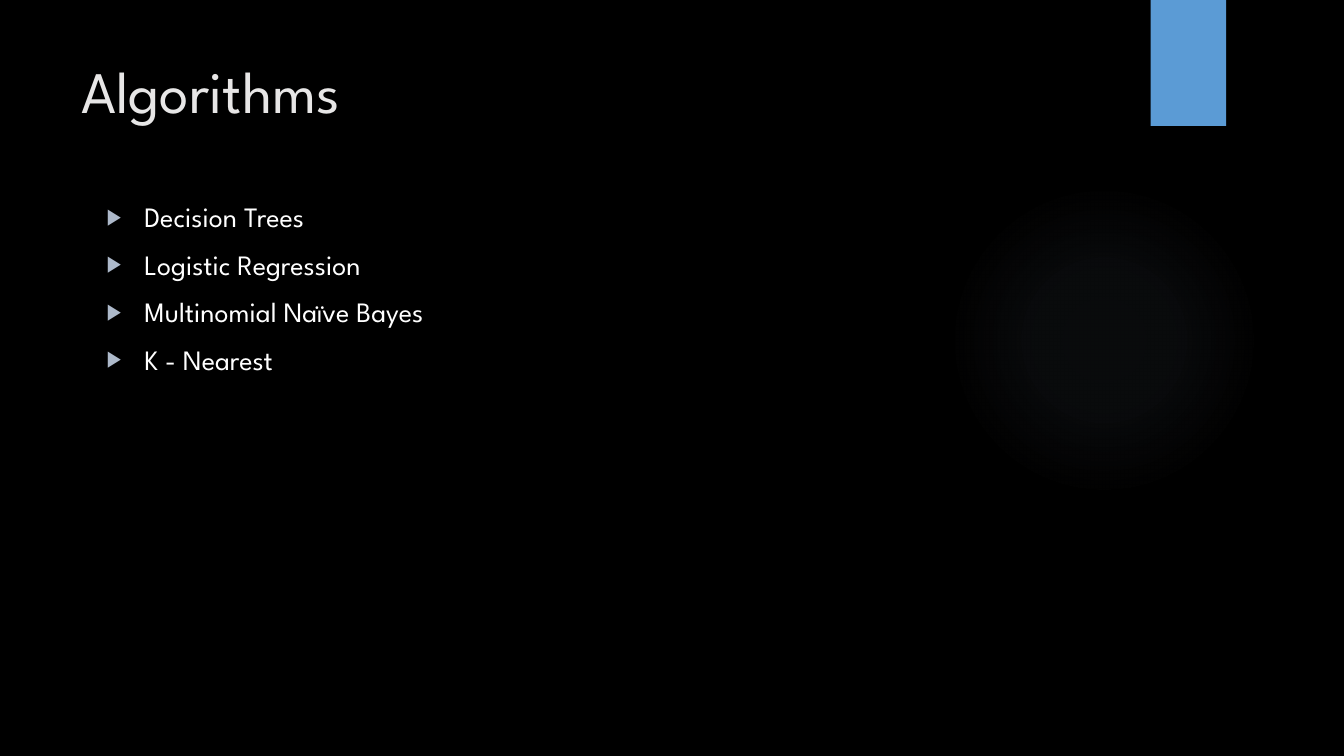
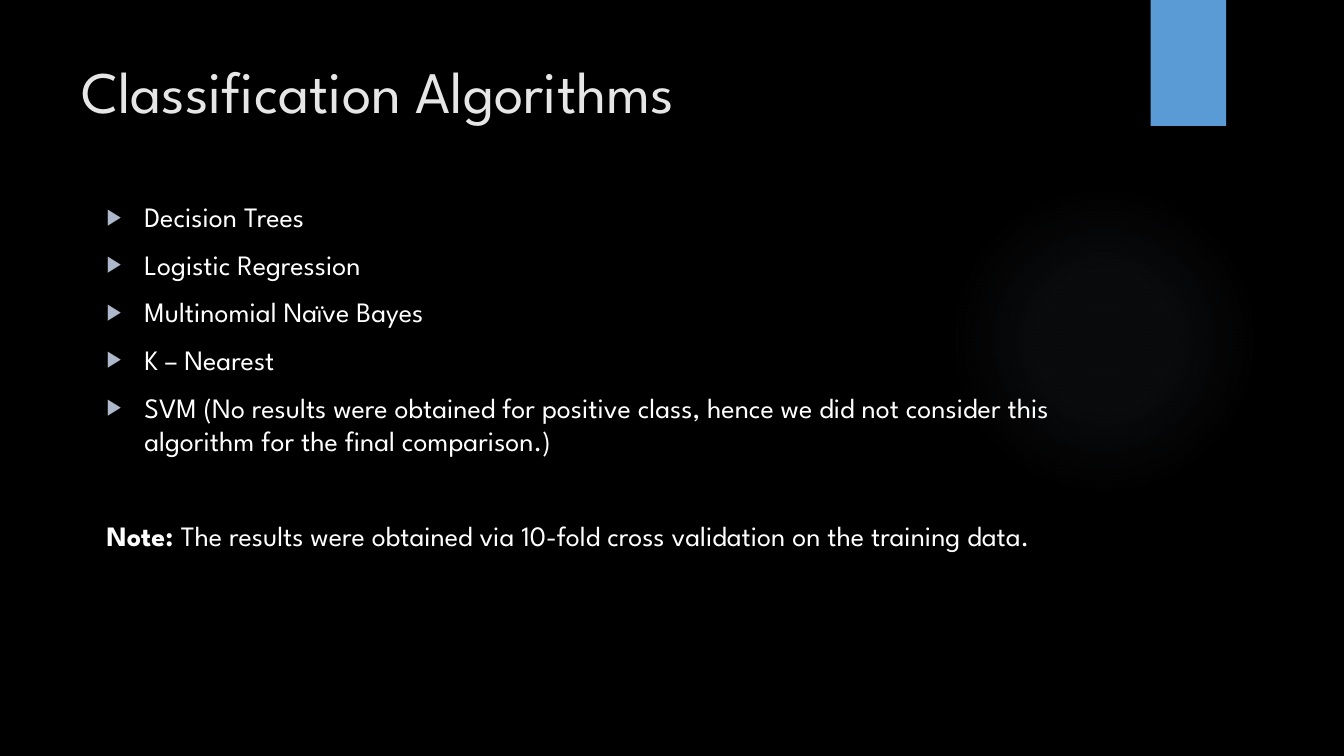
Before and after one commit to mkvalluri/cs583-project-2, a slide deck: slide 3 of docs/Presentation.pptx. Drawn at 1344x756 pixels with LibreOffice and Linux fonts; fonts in the diff are those of the drawing; background and template pictures are left out. Boxes give left, top, right and bottom in pixels: in the first picture for what was removed or moved away, otherwise in the second. Text is boxed around its words. In the diff, an @@ line names an element or a change of style, - is before the commit and + after.

```diff
--- a/docs/Presentation.pptx
+++ b/docs/Presentation.pptx
@@ title at <box>81,72,674,126</box>: text changed @@
-Algorithms
+Classification Algorithms
@@ text at <box>107,351,1049,552</box>: text changed @@
-▶ K - Nearest
+▶ K – Nearest
+▶ SVM (No results were obtained for positive class, hence we did not consider this algorithm for the final comparison.)
+Note: The results were obtained via 10-fold cross validation on the training data.
```
Also in this commit, not shown: 1 other slide changed.
